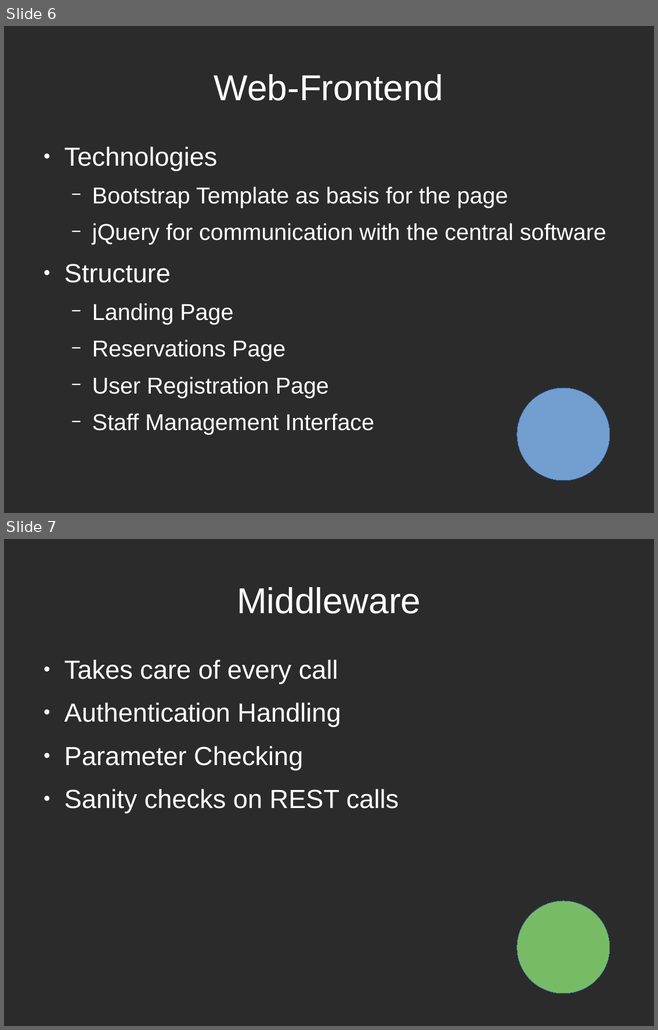
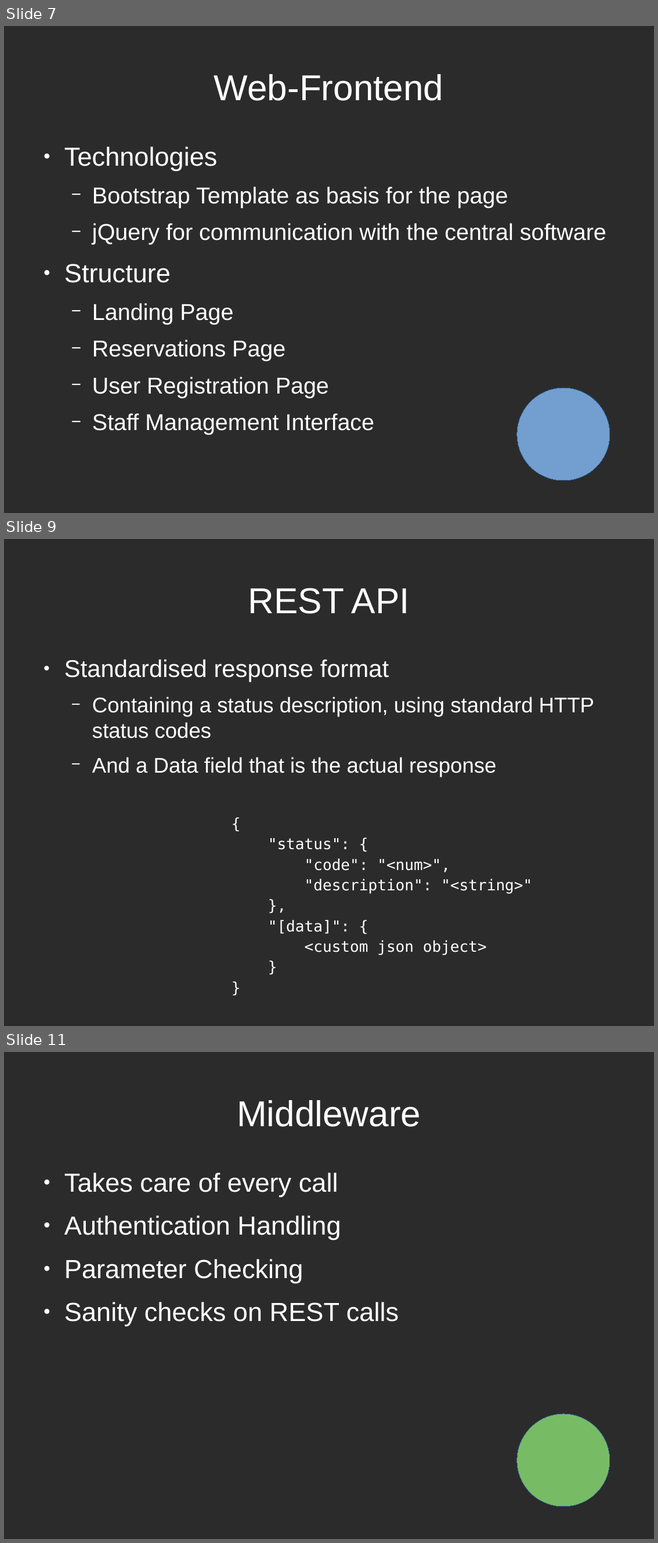
Before and after one commit to EdoardoLenzi9/Advanced-Programming-CPP-Dodo-Neko, a slide deck: Documentation/Milestone 2.odp. Shown one above the other, each under a label of ours: slides 6 and 7 before the commit, slides 7, 9 and 11 after it; the slides between them are not shown. The pictures are 658x1030 and 658x1543 pixels, drawn with LibreOffice and Linux fonts; fonts in the diff are those of the drawing; background and template pictures are left out; a plain dark background stands for a picture behind light text. Boxes give left, top, right and bottom in pixels: in the first picture for what was removed or moved away, otherwise in the second. Text is boxed around its words. In the diff, an @@ line names an element or a change of style, - is before the commit and + after.

```diff
--- a/Documentation/Milestone 2.odp
+++ b/Documentation/Milestone 2.odp
@@ slide 9 added at [4,539,654,1026], background picture (left out) @@
@@ title added at [248,588,409,614], 44 pt, text #FFFFFF @@
+REST API
@@ text added at [64,659,594,934], 25.9 pt, text #FFFFFF @@
+● Standardised response format
+  − Containing a status description, using standard HTTP status codes
+  − And a Data field that is the actual response
+            {
+            "status": {
+            "code": "<num>",
+            "description": "<string>"
+            },
+            "[data]": {
+            <custom json object>
+            }
+            }
@@ what was slide 6 is now slide 7 @@
@@ what was slide 7 is now slide 11 @@
```
Also in this commit, not shown: 4 other slides added, 1 slide removed.
